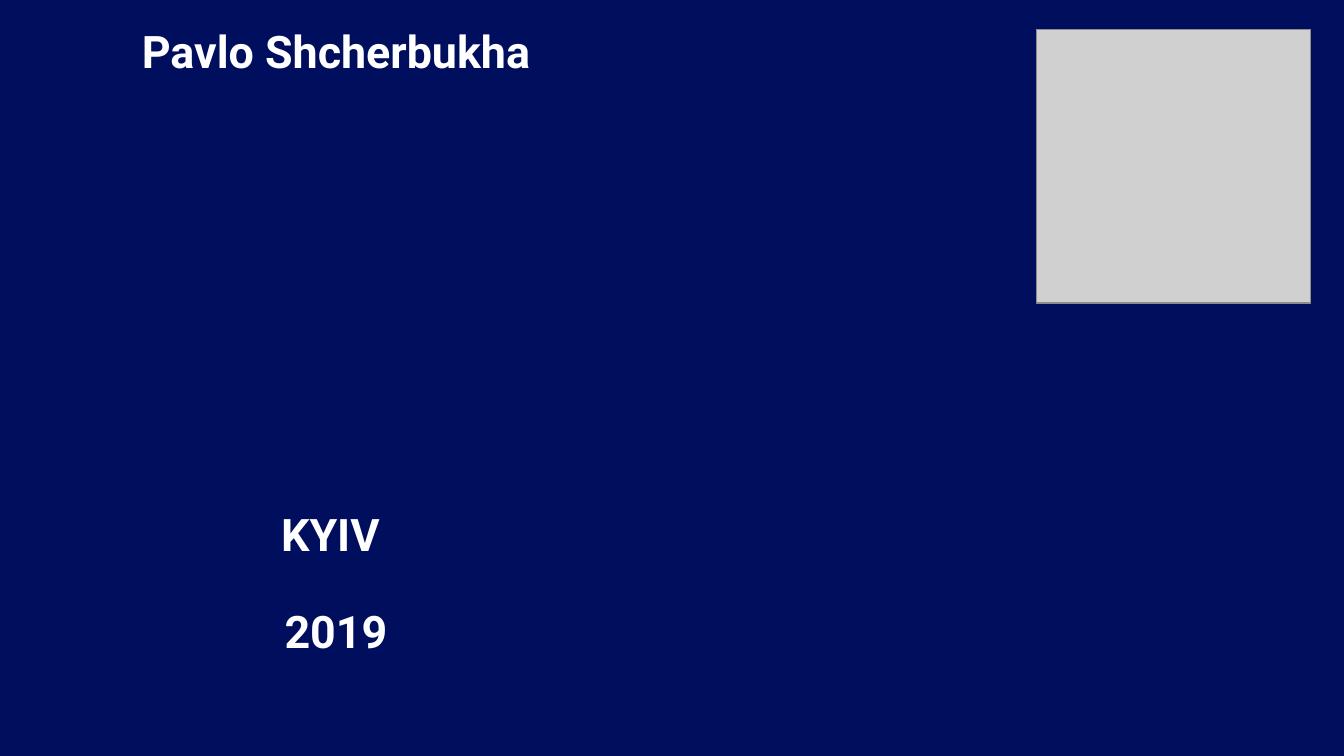
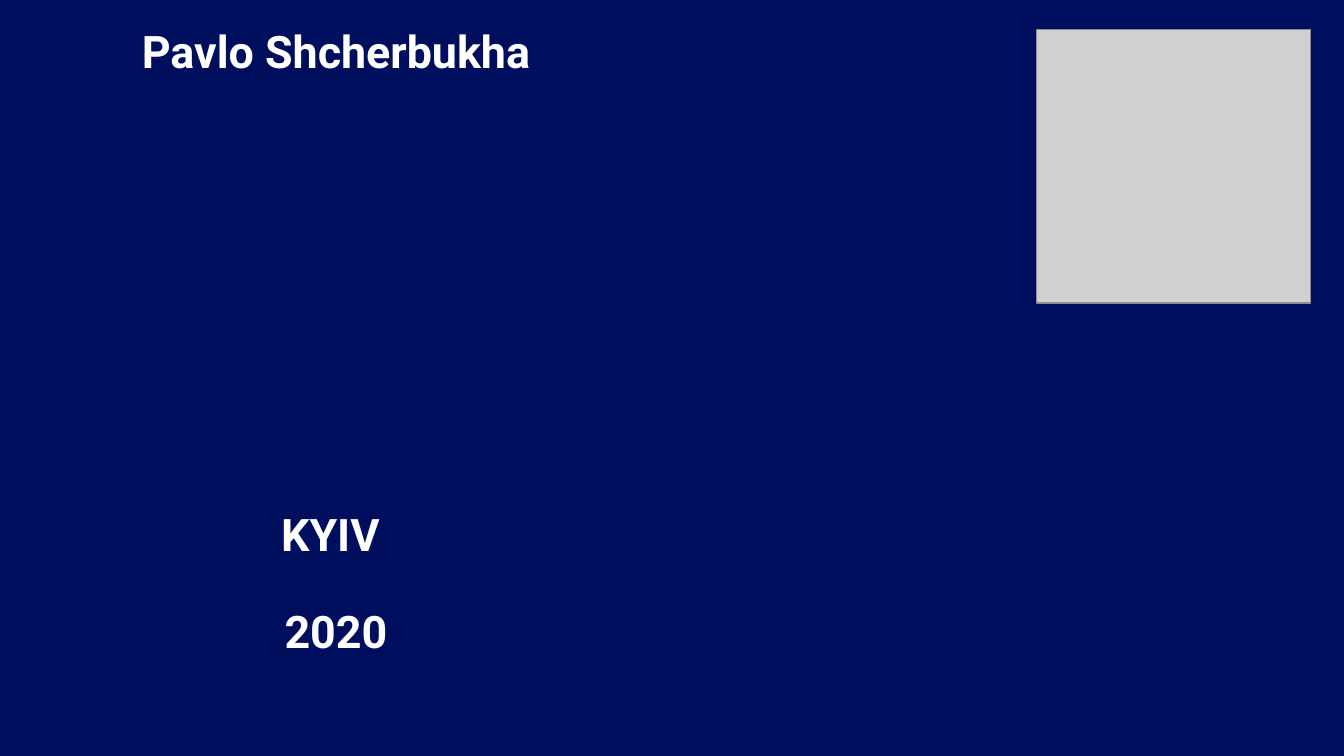
Before and after one commit to pavlo-shcherbukha/IBM-Node-Red-APP2020, a slide deck: slide 2 of presentation/0-Agenda.pptx. Drawn at 1344x756 pixels with LibreOffice and Linux fonts; fonts in the diff are those of the drawing; grey boxes stand for pictures. Boxes give left, top, right and bottom in pixels: in the first picture for what was removed or moved away, otherwise in the second. Text is boxed around its words. In the diff, an @@ line names an element or a change of style, - is before the commit and + after.

```diff
--- a/presentation/0-Agenda.pptx
+++ b/presentation/0-Agenda.pptx
@@ title at (142,34,530,649): text changed @@
-Pavlo Shcherbukha
-KYIV
-2019
+Pavlo Shcherbukha
+KYIV
+2020
```
Also in this commit, not shown: 1 other slide changed, 2 other files.
